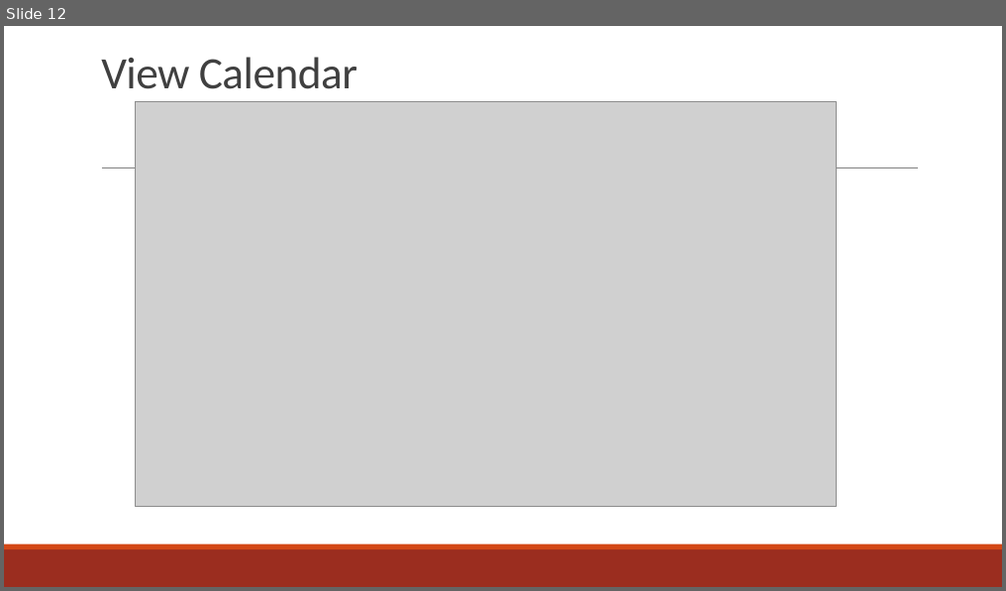
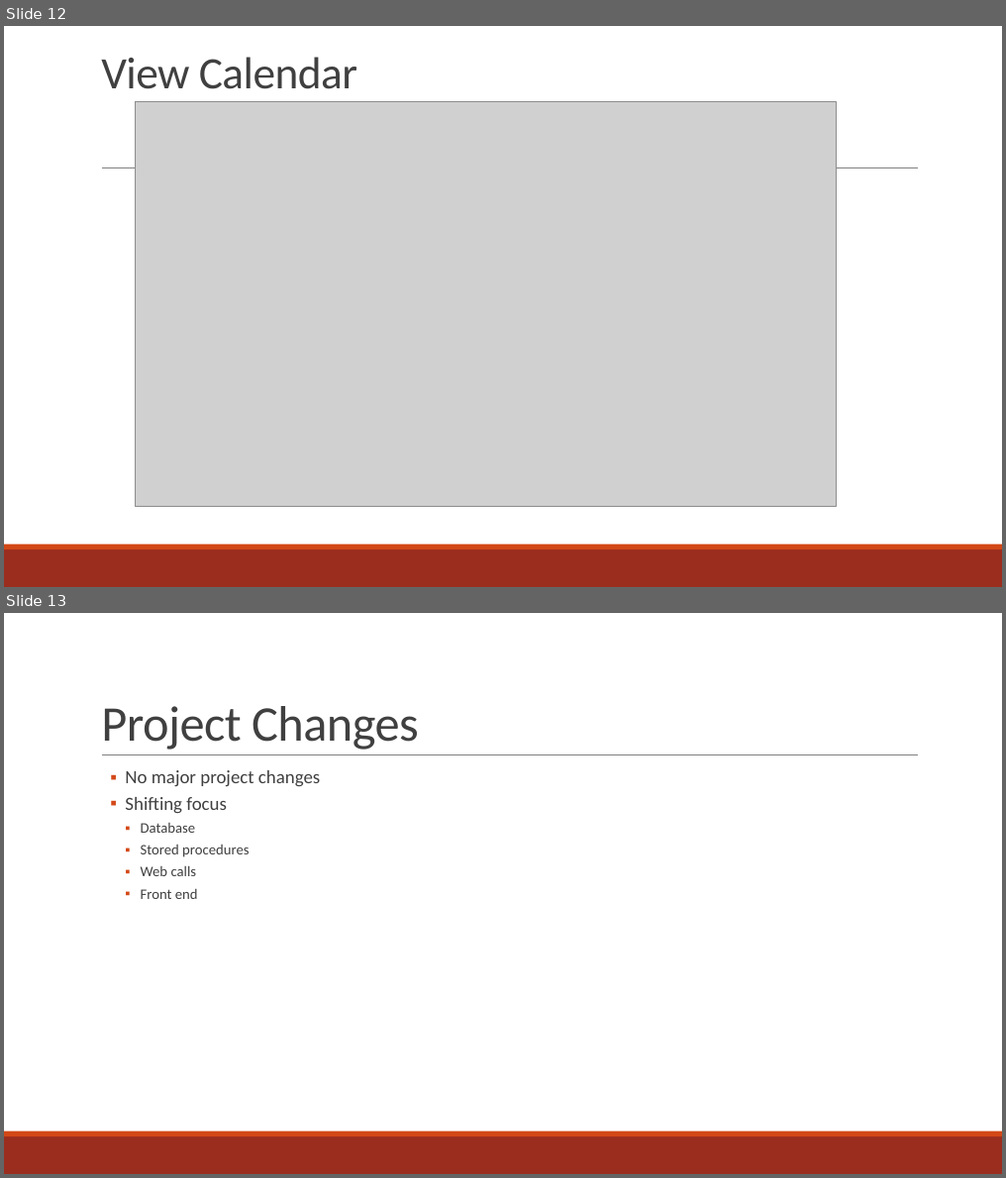
Before and after one commit to amgabriel45/CS495ClubStuff, a slide deck: Crimson Clubs (Design).pptx. Shown one above the other, each under a label of ours: slide 12 before the commit, slides 12 and 13 after it. The pictures are 1006x591 and 1006x1178 pixels, drawn with LibreOffice and Linux fonts; fonts in the diff are those of the drawing; grey boxes stand for pictures. Boxes give left, top, right and bottom in pixels: in the first picture for what was removed or moved away, otherwise in the second. Text is boxed around its words. In the diff, an @@ line names an element or a change of style, - is before the commit and + after.

Commit message:
Added project changes and summary

```diff
--- a/Crimson Clubs (Design).pptx
+++ b/Crimson Clubs (Design).pptx
@@ slide 13 added at [4,613,1002,1174], background #FFFFFF; not listed: 3 template elements that a slide beside it also shows @@
@@ title added at [101,706,419,750], 48 pt, text #404040 @@
+Project Changes
@@ text added at [125,770,320,899], 14 pt, text #404040 @@
+  ▪ No major project changes
+  ▪ Shifting focus
+    ▪ Database
+    ▪ Stored procedures
+    ▪ Web calls
+    ▪ Front end
```
Also in this commit, not shown: 1 other slide added.
